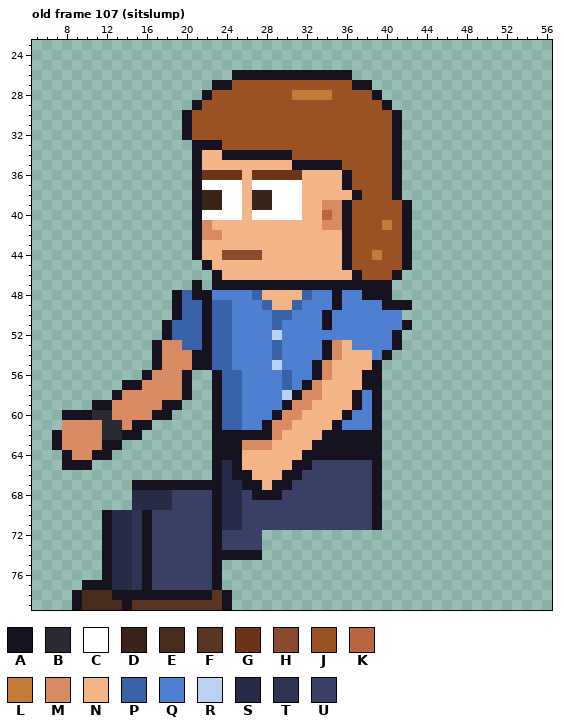
One commit to this pixel-art file: sprites/custom/custom_intern_bob_left_anim.aseprite. The first picture shows the starting point.
64x80 pixels, 129 frames. Colours within 5 levels of each other are drawn and written as one. Shown: old frame 107 (sitslump): x 5..56, y 23..79. The commit also changed other frames, which this record leaves out.
Visible layers, top first: "Arm Top", "Hair", "Face", "Watch", "Near Arm", "Collar", "Belt", "Shirt", "Body", "Back Arm", "Pants", "Shoes".
Palette (. is transparent): A #17121f  B #2a2a33  C #ffffff  D #3a2418  E #4a2c1c  F #5a3522  G #6b3416  H #8a4a2e  J #9a5124  K #b8663f  L #c47a38  M #d88a62  N #f3b488  P #3a62a8  Q #4f7fd0  R #bbd0f5  S #272b48  T #2f3354  U #3a3f66
Pixels before, old frame 107 (sitslump) (only the part around the change), first column x 5:
39 ................ADDCCNDDCCCNNMMAJJJJJA.........
40 ................ACCCCNCCCCCNNKMAJJJJJA.........
41 ................AMNNNNNNNNNNNMMAJJJLJA.........
42 ................AMMNNNNNNNNNNNNAJJJJJA.........
43 ................ANNNNNNNNNNNNNNAJJJJJA.........
44 ................ANNHHHHNNNNNNNNAJJLJJA.........
45 .................ANNNNNNNNNNNNNAJJJJJA.........
46 ..................ANNNNNNNNNNNNNAJJJA..........
47 ................A.AAAAAAAAAAAAAAAAAA...........
48 ..............APAAQQQQPNNNNPQQAQQAAA...........
49 ..............APPAPPQQQPNNPQQQAQQQQAAA.........
50 ..............APPAPPQQQQPPQQQAQQQQQQQ..........
51 .............APPPAPPQQQQPQQQQAQQQQQQQA.........
52 .............APPPAPPQQQQRQQQQQQQQQQQA..........
53 ............AMMPPAPPQQQQPQQQQAMNQQQQA..........
54 ............AMMMAAPPQQQQPQQQQAMNNNQA...........
55 ............AMMMAAPPQQQQRQQQAMNNNNA............
56 ...........AMMMA..APPQQQQPQQAMNNNAA............
57 .........AAMMMMA..APPQQQQPQAMNNNNAA............
58 ........AMMMMMMA..APPQQQQRAMMNNNAQA............
59 ......AAMMMMMAA...APPQQQQAMMNNNNAQA............
60 ...AAABBMMMMAA....APPQQQAMMNNNNAQQA............
61 ...MMMMBBMAA......APPQQAMMNNNNAQQQA............
62 ..AMMMMBBAA.......AAAAAAMNNNNAAAAAA............
63 ..AMMMMAA.........AAAMMMNNNNAAAAAAA............
64 ...AMMAA..........AAANNNNNNAAAAAAAA............
65 ...AAA............ASANNNNNAAUUUUUUA............
66 ..................ASAANNNAAUUUUUUUA............
67 ..........AAAAAAAAASSAANAAUUUUUUUUA............
68 ..........SSSSUUUUASSUAAAUUUUUUUUUA............
69 ..........SSSSUUUUASSUUUUUUUUUUUUUA............
70 .......ASSTAUUUUUUASSUUUUUUUUUUUUUA............
71 .......ASSTAUUUUUUASSUUUUUUUUUUUUUA............
72 .......ASSTAUUUUUUAUUUU........................
73 .......ASSTAUUUUUUAUUUU........................
74 .......ASSTAUUUUUUAAAAA........................
75 .......ASSTAUUUUUUA............................
76 .......ASSTAUUUUUUA............................
Once edited:
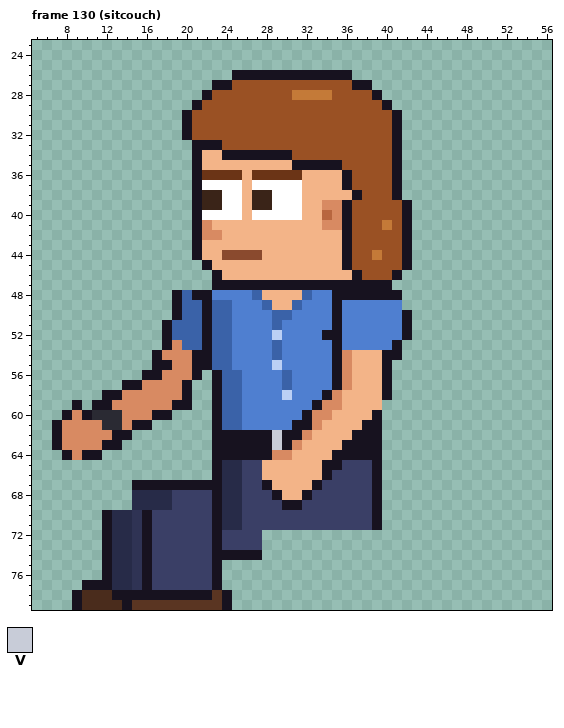
Colours new in this view: V #c8ccd8
A new or re-ordered frame is compared with the old frame closest to it.
Difference:
frames 129 -> 135
Frame 130 (sitcouch) is new; against old frame 107 (sitslump), layers "Watch", "Near Arm", "Back Arm":
The edit adds colour A in row 48 at x 41; in row 50 at x 42; in row 52 at x 42; in row 54 at x 41; in row 55 at x 40; in row 56 at x 21 and 40.
The edit adds colour A in row 57 at x 40; in row 58 at x 12 and 40; in row 59 at x 9 and 20; in row 61 at x 7.
Colour B gives way to colour A in row 62 at x 13.
Colour M gives way to colour A in row 53 at x 18 and 35; in row 54 at x 35; in row 55 at x 18; in row 56 at x 17; in row 63 at x 26 to 28; in row 64 at x 10.
Colour N gives way to colour A in rows 55 to 57 at x 35; in row 58 at x 34; in row 59 at x 33; in row 60 at x 32; in row 61 at x 31 to 32; in row 62 at x 30 to 31.
Colour N gives way to colour A in row 63 at x 30; in row 64 at x 26 to 28; in row 67 at x 28.
Colour Q gives way to colour A in row 48 at x 36 to 37; in rows 50 to 51 at x 35; in row 52 at x 34 to 35; in row 61 at x 38.
Colour U gives way to colour A in row 65 at x 34 to 35; in row 66 at x 34; in row 67 at x 33; in row 68 at x 32; in row 69 at x 30 to 31.
Colour M gives way to colour B in row 60 at x 13.
Colour A gives way to colour M in row 56 at x 20; in row 59 at x 18; in row 60 at x 9.
Colour B gives way to colour M in row 62 at x 12.
Colour N gives way to colour M in rows 54 to 57 at x 36; in row 58 at x 35; in row 59 at x 34 to 35; in row 60 at x 33 to 34; in row 61 at x 33; in row 62 at x 32.
Colour N gives way to colour M in row 63 at x 31; in row 64 at x 29 to 30.
Colour A gives way to colour N in row 55 at x 39; in rows 56 to 57 at x 38 to 39; in rows 58 to 59 at x 37 and 39; in row 60 at x 36; in row 61 at x 35; in row 62 at x 34 to 36.
Colour A gives way to colour N in row 63 at x 33 to 35; in row 64 at x 32 to 34; in row 65 at x 31 to 32; in row 66 at x 30 to 31; in row 67 at x 29 to 30.
Colour Q gives way to colour N in row 54 at x 39; in rows 58 to 59 at x 38; in row 60 at x 37 to 38; in row 61 at x 36 to 37.
Colour U gives way to colour N in row 65 at x 33; in row 66 at x 32 to 33; in row 67 at x 31 to 32; in row 68 at x 30 to 31.
Colour A gives way to colour Q in row 49 at x 40 to 41; in rows 50 to 51 at x 34; in row 52 at x 41; in rows 53 to 54 at x 34; in rows 55 to 56 at x 33; in row 57 at x 32.
Colour A gives way to colour Q in row 58 at x 31; in row 59 at x 30; in row 60 at x 29; in row 61 at x 28.
Colour M gives way to colour Q in rows 55 to 56 at x 34; in row 57 at x 33; in row 58 at x 32 to 33; in row 59 at x 31 to 32; in row 60 at x 30 to 31; in row 61 at x 29 to 30.
Colour N gives way to colour Q in row 53 at x 36; in row 57 at x 34.
Colour A gives way to colour S in rows 65 to 66 at x 25.
Colour A gives way to colour U in row 66 at x 26; in row 67 at x 26 to 27; in row 68 at x 27 to 28.
Colour N gives way to colour U in row 65 at x 26 to 27; in row 66 at x 27.
Colour M gives way to colour V in row 62 at x 29.
Colour N gives way to colour V in row 63 at x 29.
Colour A is removed in row 47 at x 21; in row 49 at x 42; in row 53 at x 17; in row 62 at x 15; in row 64 at x 12; in row 65 at x 8 to 10.
Changed places in both pictures, as pixel boxes (x1, y1, x2, y2):
erased: (192, 280, 202, 290)
changed: (232, 290, 412, 510)
changed: (52, 340, 202, 470)
